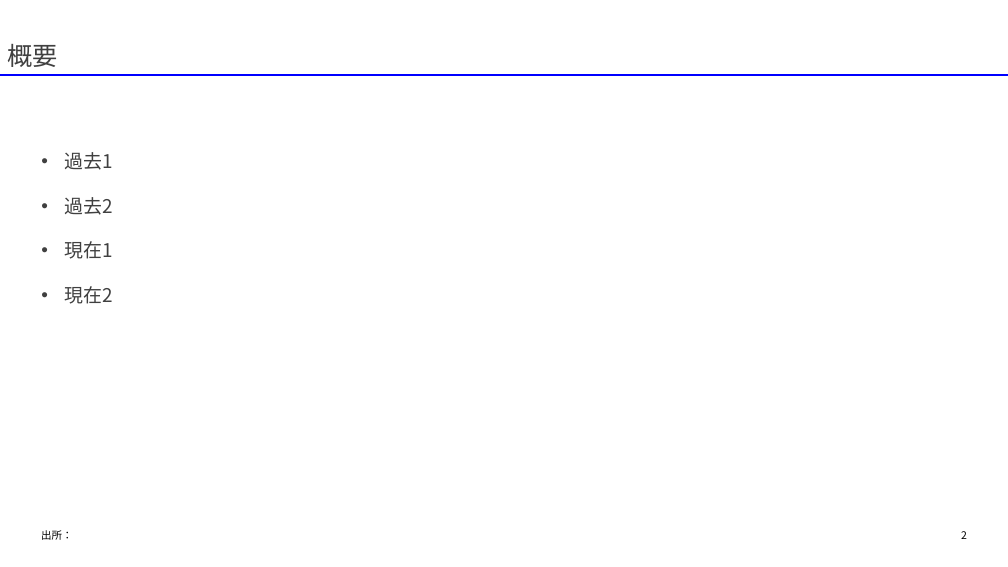
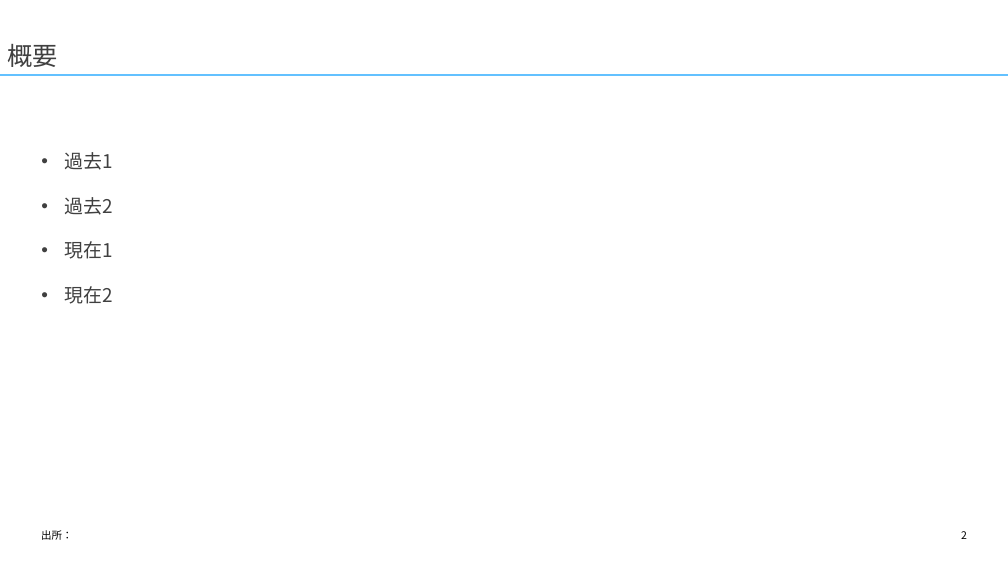
Before and after one commit to yuzucha16/dotfiles, a slide deck: slide 2 of office/Blank.potx. Drawn at 1008x567 pixels with LibreOffice and Linux fonts; fonts in the diff are those of the drawing. Boxes give left, top, right and bottom in pixels: in the first picture for what was removed or moved away, otherwise in the second. Text is boxed around its words. In the diff, an @@ line names an element or a change of style, - is before the commit and + after.

```diff
--- a/office/Blank.potx
+++ b/office/Blank.potx
@@ line (0, 75) - (1008, 75): stroke #0000FF 2.25 pt to #63C1FF 2.25 pt @@
```
Also in this commit, not shown: 6 other slides changed, 5 slides added, 1 other file.
